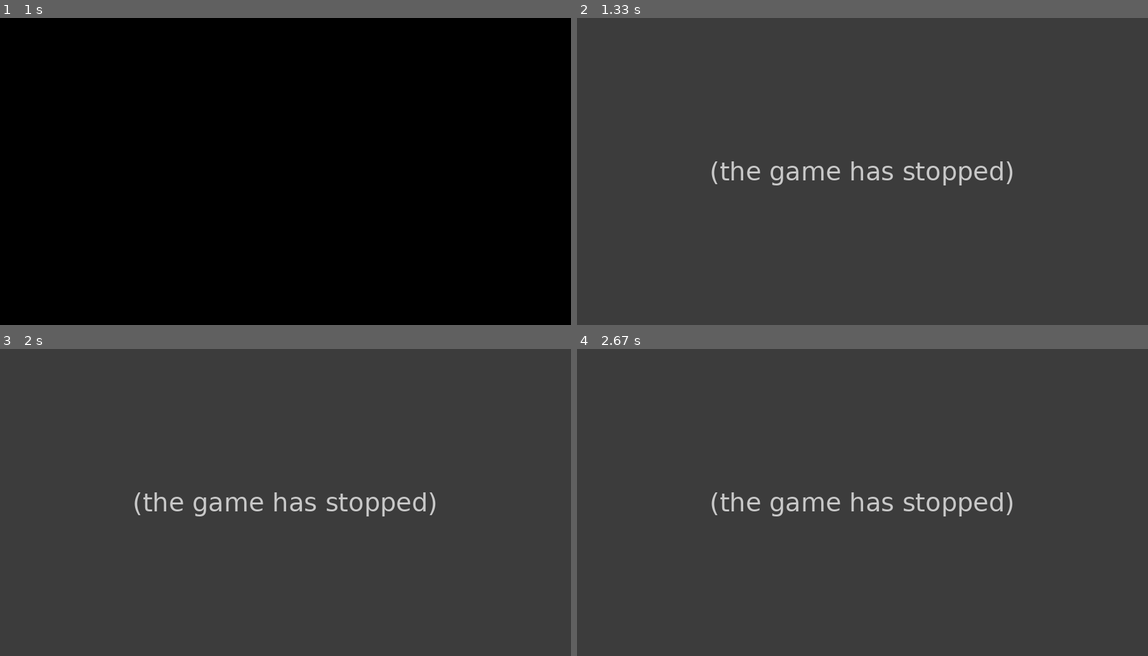
Above: before the commit, frames 1-4 (two rows, left to right).
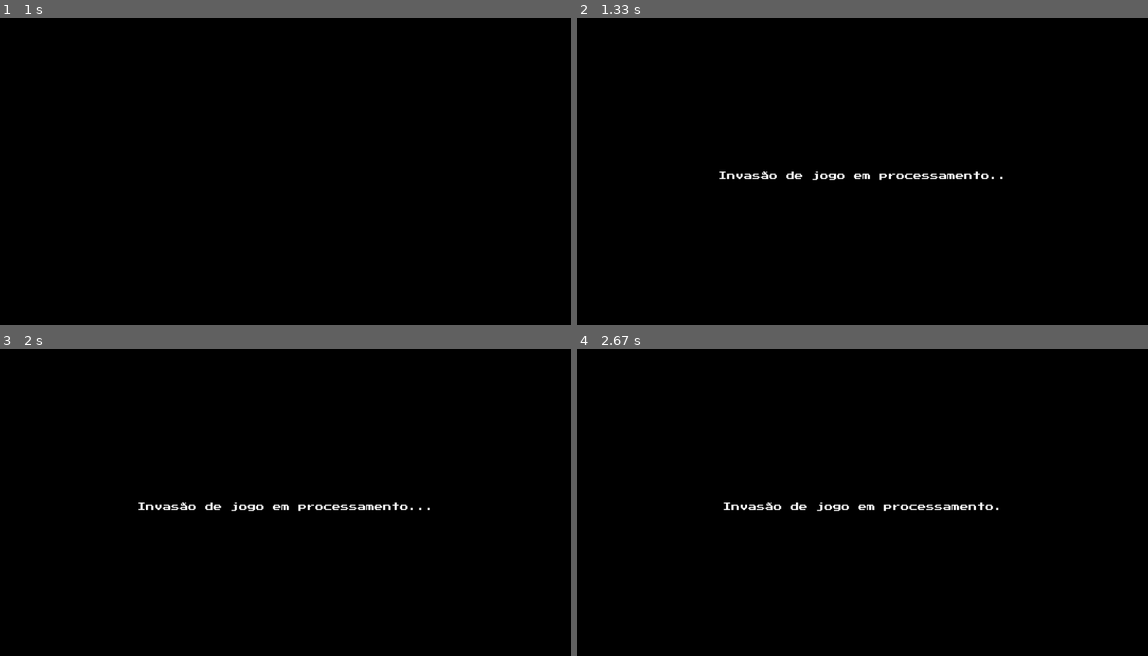
Above: after the commit, the same moments.

Repository: CarlosNeto242/PyGame
Game: pygame game, started from jogo_principal.py
The game is run twice, just before and just after one commit, with the same random seed, the same clock (stepped at 60 frames per second) and the same inputs.
Inputs (mouse positions are in pixels of both pictures, inside the frame that each line leads up to):
- Up to frame 1 (1 s): tap Space at 0.33 s
- Up to frame 2 (1.33 s): hold Up from 1.17 s (still down); move the mouse to (685, 125) at 1.2 s
- Up to frame 3 (2 s): release Up at 1.63 s
- Up to frame 4 (2.67 s): no input

Frame 1 is identical in both runs. In frame 2, 100% of the frame differs, in the area x 0-100%, y 0-100%; in frame 3, 100%; in frame 4, 100%.
Error before the commit: KeyError: 'desligado' (aviso.py line 12); the game stopped at 1.18 s (later frames are placeholders)

Commit message:
Comentando o resto do código

Diff:
--- a/Auxiliares.py
+++ b/Auxiliares.py
@@ -1,5 +1,7 @@
 import pygame
 import random
+
+# Classes para as plataformas
 
 class Bloco(pygame.sprite.Sprite):
     def __init__(self, x, y, imagem):
--- a/assets.py
+++ b/assets.py
@@ -19,6 +19,7 @@
     assets["loading dk"] = pygame.image.load("Sprites/Telas/loading_dk.jpg")
     assets["titulo megaman"] = pygame.image.load("Sprites/megamen/titulo.png")
     assets["celula_energia"] = pygame.image.load("Sprites/megamen/celula de energia.jpg")
+    assets["desligado"] = pygame.image.load("Sprites/Botoes/energia baixa.png")
     imagem = pygame.image.load("Sprites/megamen/Planta 1.png")
     imagem = pygame.transform.scale(imagem, (60,90))
     imagem = pygame.transform.rotate(imagem, 180)
--- a/aviso.py
+++ b/aviso.py
@@ -1,3 +1,5 @@
+# carregando as bibliotecas e arquivos necessários para rodar os assets do jogo
+
 import pygame
 import parametros as p
 import assets as a
@@ -5,14 +7,16 @@
 import bosses as b
 import random
 import Auxiliares as aux
-
+# definimos a função para a tela de aviso
 def aviso(clock, tela, estado):
+    # carregamos os assets necessários
     assets = a.carrega_assets()
     fonte_maior = pygame.font.Font("Fontes/PressStart2P.ttf", 25)
     imagem = assets["desligado"]
     imagem = pygame.transform.scale(imagem, (200, 200))
     imagem2 = assets["celula_energia"]
     imagem2 = pygame.transform.scale(imagem2, (200, 200))
+    # colocamos esses na tela enquanto ela aparecer
     while estado["Aviso"]:
         tela.fill((0, 0, 0))
         tela.blit(imagem, (800, 300))
@@ -29,7 +33,7 @@
 
         pygame.display.update()
         clock.tick(p.FPS)
-
+        # verificamos os eventos do pygame
         eventos = pygame.event.get()
         for evento in eventos:
             if evento.type == pygame.QUIT:
--- a/bosses.py
+++ b/bosses.py
@@ -43,7 +43,7 @@
         if self.vida <= 0:
             self.kill()
 
-    def ataque_chuva(self, intervalo1, intervalo2, n):
+    def ataque_chuva(self, intervalo1, intervalo2, n): # cria o ataque de chuva de fogo do Donkey Kong
         agora = pygame.time.get_ticks()
         passados = agora - self.ultimo_ataque_chuva
         if passados >= self.intervalo_chuva:
@@ -79,7 +79,7 @@
         self.ultimo_frame = pygame.time.get_ticks()
         self.frame_ticks = 50
 
-    def update_posicao(self):
+    def update_posicao(self): #atuliza a posição do barril na tela
         if self.tipo_do_barril == "normal":
             self.rect.x += self.speedx
 
@@ -97,7 +97,7 @@
             if self.rect.x > p.WIDHT or self.rect.y > p.HEIGHT:
                 self.kill()
 
-    def update_animacao(self):
+    def update_animacao(self): #atualiza a animação do barril
         if self.tipo_do_barril == "normal":
             agora = pygame.time.get_ticks()
             ticks_passados = agora - self.ultimo_frame
@@ -111,7 +111,7 @@
             self.ultimo_frame = agora
             self.frame += 1
             self.image = self.animacao[self.frame % len(self.animacao)]
-    def update(self):
+    def update(self): # atualiza tudo do barril
         self.update_animacao()
         self.update_posicao()
 
@@ -131,11 +131,11 @@
         self.ultimo_ticks = pygame.time.get_ticks()
         self.ticks_animacao = 50
 
-    def update(self):
+    def update(self): # atualiza a posição do fogo
         self.rect.y += self.speed
         self.update_animacao()
 
-    def update_animacao(self):
+    def update_animacao(self): # atualiza a animação do fogo
         agora = pygame.time.get_ticks()
         ticks_passados = agora - self.ultimo_ticks
         if ticks_passados > self.ticks_animacao:
@@ -166,7 +166,7 @@
         self.ultimo_frame = pygame.time.get_ticks()
         self.frame_interval = 200
 
-    def update(self):
+    def update(self): # atualiza a posição e animação do inimigo
         self.rect.x += self.speedx
         agora = pygame.time.get_ticks()
         if agora - self.ultimo_frame > self.frame_interval:
@@ -193,7 +193,7 @@
         self.ultimo_frame = pygame.time.get_ticks()
         self.intervalo = 250
 
-    def update(self):
+    def update(self): # atualiza a posição e animação do Goomba
         self.rect.x += self.speedx
         agora = pygame.time.get_ticks()
         if agora - self.ultimo_frame > self.intervalo:
@@ -219,16 +219,17 @@
         self.ultimo_frame = pygame.time.get_ticks()
         self.frame_interval = 150  # animação mais rápida
         self.direcao = -1
-
+    # atualiza a posição e animação do Koopa
     def update(self):
         agora = pygame.time.get_ticks()
+        # se ele estiver vivo, ele anda para a esquerda
         if self.estado == "vivo":
             self.rect.x += self.speedx
             if agora - self.ultimo_frame > self.frame_interval:
                 self.ultimo_frame = agora
                 self.frame = (self.frame + 1) % len(self.animacoes["koopa"])
                 self.image = self.animacoes["koopa"][self.frame]
-
+        # se ele estiver em casco, ele anda para a direita ou esquerda dependendo da direção e tem uma animação
         elif self.estado == "casco_andando":
             self.rect.x += 10 * self.direcao
             if agora - self.ultimo_frame > self.frame_interval:
@@ -237,10 +238,10 @@
                 self.image = self.animacoes["casco"][self.frame]
             if self.rect.right < 0 or self.rect.left > 21000:
                 self.kill()
-
+        # se ele estiver parado, ele fica na posição do casco
         elif self.estado == "casco_parado":
             self.image = self.animacoes["casco"][0]
-
+    # método para levar dano e mudar o estado do Koopa
     def levar_pulo(self, player):
         if self.estado == "vivo":
             self.estado = "casco_parado"
@@ -269,7 +270,7 @@
         self.dano = 25
         self.ultimo_frame = pygame.time.get_ticks()
         self.intervalo = 250
-
+    # atualiza a posição e animação da planta carnívora
     def update(self):
         agora = pygame.time.get_ticks()
         if agora - self.ultimo_frame > self.intervalo:
--- a/botao.py
+++ b/botao.py
@@ -1,7 +1,7 @@
 import pygame
 import parametros as p
 import assets as a
-
+# definindo uma classe para botões que serão usados ao decorrer do jogo
 class Botao(pygame.sprite.Sprite):
     def __init__(self, assets, grupos, nome_da_fase):
 
--- a/cutscene.py
+++ b/cutscene.py
@@ -1,3 +1,5 @@
+# importamos as bibliotecas e arquivos necessários para criar os bosses do jogo
+
 import pygame
 import parametros as p
 import assets as a
@@ -6,7 +8,9 @@
 import random
 import Auxiliares as aux
 
+# criando uma função que irá criar a animação da cutscene do jogo
 def animacao_cutscene(tela, clock, estado):
+    #carregando os assets
     pygame.mixer.music.load("Sprites/Sound Effects/sound_effects/sound_effects/odd2.wav")
     pygame.mixer.music.play()
     background = pygame.image.load("Sprites/megaman_inicial.jpg")
@@ -14,16 +18,16 @@
     assets = a.carrega_assets()
     frames = 2000
     tempo = 0
-
+    # enquanto a cutscene estiver ativa, o jogo irá desenhar o fundo e alternar entre preto e o fundo normal
     while estado["Cutscene"]:
         if (tempo // 30) % 2 == 0:
-            tela.fill((0, 0, 0))  # preenche a tela de preto
+            tela.fill((0, 0, 0))
         else:
-            tela.blit(background, (0, 0))  # desenha o fundo normalmente
+            tela.blit(background, (0, 0))
         pygame.display.update()
         clock.tick(p.FPS)
         tempo += 20
-        # condição de saída do estado, exemplo fictício
+        # quando chegar a um certo tempo, o jogo irá parar a cutscene e mostrar outra tela
         if tempo > frames:
             estado["Cutscene"] = False
             estado["Aviso"] = True
--- a/fase_mario copy.py
+++ b/fase_mario copy.py
@@ -1,3 +1,4 @@
+
 import pygame
 import parametros as p
 import assets as a
--- a/fase_mario.py
+++ b/fase_mario.py
@@ -1,3 +1,4 @@
+# importamos as bibliotecas e arquivos necessários para criar os bosses do jogo
 import pygame
 import parametros as p
 import assets as a
@@ -6,16 +7,9 @@
 from bosses import Bowser, PowerUp
 from Auxiliares import desenhar_barra_vida_player, desenhar_barra_vida_boss
 import random
-
+# criando uma função para a fase
 def fase_mario(tela, clock, estado):
 
-    import pygame
-    import parametros as p
-    import assets as a
-    import player as pl
-    import bosses as b
-    from Auxiliares import desenhar_barra_vida_player
-    import random
     pygame.mixer.init()
     pygame.mixer.music.load("Sprites/mario.wav")
     pygame.mixer.music.play(-1)  # Toca em loop
--- a/oioi.py
+++ b/oioi.py
@@ -1,9 +1,20 @@
-
+# importamos as bibliotecas e arquivos necessários para criar os bosses do jogo
+import pygame
+import parametros as p
+import assets as a
+import player as pl
+import bosses as b
+from bosses import Bowser, PowerUp
+from Auxiliares import desenhar_barra_vida_player, desenhar_barra_vida_boss
+import random
 
 # -------------------------
 # FASE BOWSER JR - estática
 # -------------------------
+# definindo uma função para a fase do Bowser. Jr
+
 def fase_bowser_jr(tela, clock, estado):
+    # carregando os assets
     assets = a.carrega_assets()
     background = assets["fundo mario"]
 
@@ -11,7 +22,7 @@
     projeteis_inimigos = pygame.sprite.Group()
     itens = pygame.sprite.Group()
     grupos = {"tiros": tiros, "projeteis_inimigos": projeteis_inimigos, "itens": itens}
-
+    # definindo as entidades da fase
     player = pl.Player(grupos, assets)
     player.rect.bottom = 801.5
     camera_x = 0
@@ -21,7 +32,7 @@
 
     boss = b.BowserJr(assets, grupos)
     grupo_boss = pygame.sprite.Group(boss)
-
+    # enquanto a fase rodar, o seguintes eventos serão analizados
     while estado["Bowser_Junior"]:
         for evento in pygame.event.get():
             if evento.type == pygame.QUIT:
@@ -39,7 +50,7 @@
             if evento.type == pygame.KEYUP:
                 if evento.key in [pygame.K_LEFT, pygame.K_a, pygame.K_RIGHT, pygame.K_d]:
                     player.speedx = 0
-
+        # atualiza as coisas na tela
         player.update_deslocar(400, 1600)  # Limita a movimentação
         player.update_animacao()
         player.update_gravidade(801.5)
@@ -48,7 +59,7 @@
         projeteis_inimigos.update()
         # plataformas.update()
         itens.update()
-
+        # checando quem morreu
         if player.vida <= 0:
             estado["BowserJr"] = False
             estado["Perder"] = True
@@ -57,13 +68,13 @@
             estado["BowserJr"] = False
             estado["KingBoo"] = True
             return
-
+        # desenha o fundo e as entidades na tela
         tela.blit(background, (0, 0))
         for grupo in [tiros, projeteis_inimigos, itens, grupo_boss]:
             for entidade in grupo:
                 tela.blit(entidade.image, (entidade.rect.x, entidade.rect.y))
         tela.blit(player.image, (player.rect.x, player.rect.y))
-
+        # desenha a vida do boss e do player
         desenhar_barra_vida_player(tela, player)
         desenhar_barra_vida_boss(tela, boss, 0)
 
@@ -73,7 +84,9 @@
 # -------------------------
 # FASE KING BOO - estática
 # -------------------------
+# definindo uma função para a fase do King Boo
 def fase_king_boo(tela, clock, estado):
+    # carregando os assets
     assets = a.carrega_assets()
     background = assets["fundo mario"]
 
@@ -81,7 +94,7 @@
     projeteis_inimigos = pygame.sprite.Group()
     itens = pygame.sprite.Group()
     grupos = {"tiros": tiros, "projeteis_inimigos": projeteis_inimigos, "itens": itens}
-
+    # definindo as entidades da fase
     player = pl.Player(grupos, assets)
     player.rect.bottom = 801.5
 
@@ -92,7 +105,7 @@
 
     boss = b.KingBoo(assets, grupos)
     grupo_boss = pygame.sprite.Group(boss)
-
+    # enquanto a fase rodar, o seguintes eventos serão analizados
     while estado["KingBoo"]:
         for evento in pygame.event.get():
             if evento.type == pygame.QUIT:
@@ -113,7 +126,7 @@
             if evento.type == pygame.KEYUP:
                 if evento.key in [pygame.K_LEFT, pygame.K_a, pygame.K_RIGHT, pygame.K_d]:
                     player.speedx = 0
-
+        # atualiza as coisas na tela
         player.update_deslocar(400, 1600)
         player.update_animacao()
         player.update_gravidade(801.5)
@@ -122,7 +135,7 @@
         projeteis_inimigos.update()
         # plataformas.update()
         itens.update()
-
+        # checando quem morreu
         if player.vida <= 0:
             estado["KingBoo"] = False
             estado["Perder"] = True
@@ -131,13 +144,13 @@
             estado["KingBoo"] = False
             estado["Bowser"] = True
             return
-
+        # desenha o fundo e as entidades na tela
         tela.blit(background, (0, 0))
         # for grupo in [plataformas, tiros, projeteis_inimigos, itens, grupo_boss]:
         #     for entidade in grupo:
         #         tela.blit(entidade.image, (entidade.rect.x, entidade.rect.y))
         tela.blit(player.image, (player.rect.x, player.rect.y))
-
+        # desenha a vida do boss e do player
         desenhar_barra_vida_player(tela, player)
         desenhar_barra_vida_boss(tela, boss, 0)
 
@@ -147,7 +160,10 @@
 # -------------------------
 # FASE BOWSER FINAL - estática
 # -------------------------
+
+# definindo uma função para a fase final do Bowser
 def fase_bowser_final(tela, clock, estado):
+    # carregando os assets
     assets = a.carrega_assets()
     background = assets["fundo mario"]
 
@@ -161,7 +177,7 @@
         "projeteis_inimigos": projeteis_inimigos,
         "itens": itens
     }
-
+    # definindo as entidades da fase
     player = pl.Player(grupos, assets)
     player.rect.bottom = 801.5
 
@@ -173,7 +189,7 @@
 
     boss = b.Bowser(assets, grupos)
     grupo_boss = pygame.sprite.Group(boss)
-
+     # enquanto a fase rodar, o seguintes eventos serão analizados
     while estado["Bowser"]:
         for evento in pygame.event.get():
             if evento.type == pygame.QUIT:
@@ -191,7 +207,7 @@
             if evento.type == pygame.KEYUP:
                 if evento.key in [pygame.K_LEFT, pygame.K_a, pygame.K_RIGHT, pygame.K_d]:
                     player.speedx = 0
-
+        # atualiza as coisas na tela
         player.update_deslocar(400, 1600)
         player.update_animacao()
         player.update_gravidade(801.5)
@@ -201,7 +217,7 @@
         projeteis_inimigos.update()
         # plataformas.update()
         itens.update()
-
+        # checando quem morreu
         if player.vida <= 0:
             estado["Bowser"] = False
             estado["Perder"] = True
@@ -210,12 +226,14 @@
             estado["Bowser"] = False
             estado["Venceu"] = True
             return
-
+        # desenha o fundo e as entidades na tela
         tela.blit(background, (0, 0))
         # for grupo in [plataformas, tiros, bolas_de_fogo, projeteis_inimigos, itens, grupo_boss]:
         #     for entidade in grupo:
         #         tela.blit(entidade.image, (entidade.rect.x, entidade.rect.y))
         tela.blit(player.image, (player.rect.x, player.rect.y))
-
+        # desenha a vida do boss e do player
         desenhar_barra_vida_player(tela, player)
         desenhar_barra_vida_boss(tela, boss, 0)
+        pygame.display.update()
+        clock.tick(p.FPS)
--- a/player.py
+++ b/player.py
@@ -43,11 +43,11 @@
 
         self.ultimo_tiro = pygame.time.get_ticks()
         self.tiro_ticks = 200
-
+    # atualiza a posição do player com base no dano levado
     def knockback(self, forca):
         self.knockback_x = forca
         self.knockback_frames = 10
-
+    # atualiza a posiçao d player
     def update_deslocar(self, limite_esquerdo, limite_direito):
         self.rect.x += self.speedx
 
@@ -64,7 +64,7 @@
         elif self.speedx < 0:
             self.direcao = -1
 
-
+    # atualiza a posiçao do player quando ele estiver parado
     def update_deslocar_fixo(self):
         self.rect.x += self.speedx
 
@@ -75,7 +75,7 @@
             self.direcao = 1
         elif self.speedx < 0:
             self.direcao = -1
-
+    # atualiza a animação do player, dependendo se ele está pulando ou não
     def update_animacao(self):
         agora = pygame.time.get_ticks()
         ticks_passados = agora - self.ultimo_frame
@@ -106,6 +106,7 @@
             else:
                 self.image = self.i_animacao[0]
                 self.image = pygame.transform.flip(self.image, True, False)
+    # função que irá fazer o player atirar
     def atirar(self):
         self.i_animacao = assets["animacao player atirando"]
         self.frame = 0
@@ -129,7 +130,7 @@
             self.image = pygame.transform.flip(self.image, True, False)
 
         self.som_tiro.play()
-
+    # função que irá fazer o player atirar especial
     def atirar_especial(self,pegou_flor):
         if not pegou_flor:
             return
@@ -139,7 +140,7 @@
             novo_tiro = TiroEspecial(self.rect.bottom, self.rect.centerx, self.direcao)
             self.groups["tiros"].add(novo_tiro)
             self.som_tiroespecial.play()
-
+    # função que irá atualizar a gravidade do player
     def update_gravidade(self, chao_y):
         self.speedy += self.gravity
         self.rect.y += self.speedy
@@ -148,7 +149,7 @@
             self.rect.bottom = chao_y
             self.speedy = 0
             self.pulando = False
-
+    # função que irá fazer o player pular
     def pular(self,forca):
         if not self.pulando:
             self.pulando = True
@@ -165,8 +166,8 @@
         self.rect.centerx = centerx
         self.rect.bottom = bottom
         self.speedx = 15 * direcao
-        self.player_x = player_x  # salva posição do player no momento do tiro
-
+        self.player_x = player_x
+    # função que irá atualizar a posição do tiro do player
     def update(self):
         self.rect.x += self.speedx
 
@@ -196,7 +197,7 @@
 
         self.ultimo_frame = pygame.time.get_ticks()
         self.frame_intervalo = 100  # milissegundos por frame
-
+    # função que irá atualizar a posição do tiro especial do player, assim como sua animação e colisão com o chão
     def update(self):
         # Animação
         agora = pygame.time.get_ticks()
@@ -220,7 +221,7 @@
             self.kill()
 
 
-
+# criando uma classe para o power-up que será coletado pelo player
 class PowerUp(pygame.sprite.Sprite):
     def __init__(self, tipo, x, y, assets):
         super().__init__()
@@ -231,7 +232,7 @@
         self.rect.bottom = y
         self.speedy = -5
         self.gravity = 0.5
-
+    # função que irá atualizar a posição do power-up, fazendo com que ele suba e desça
     def update(self):
         self.speedy += self.gravity
         self.rect.y += self.speedy
